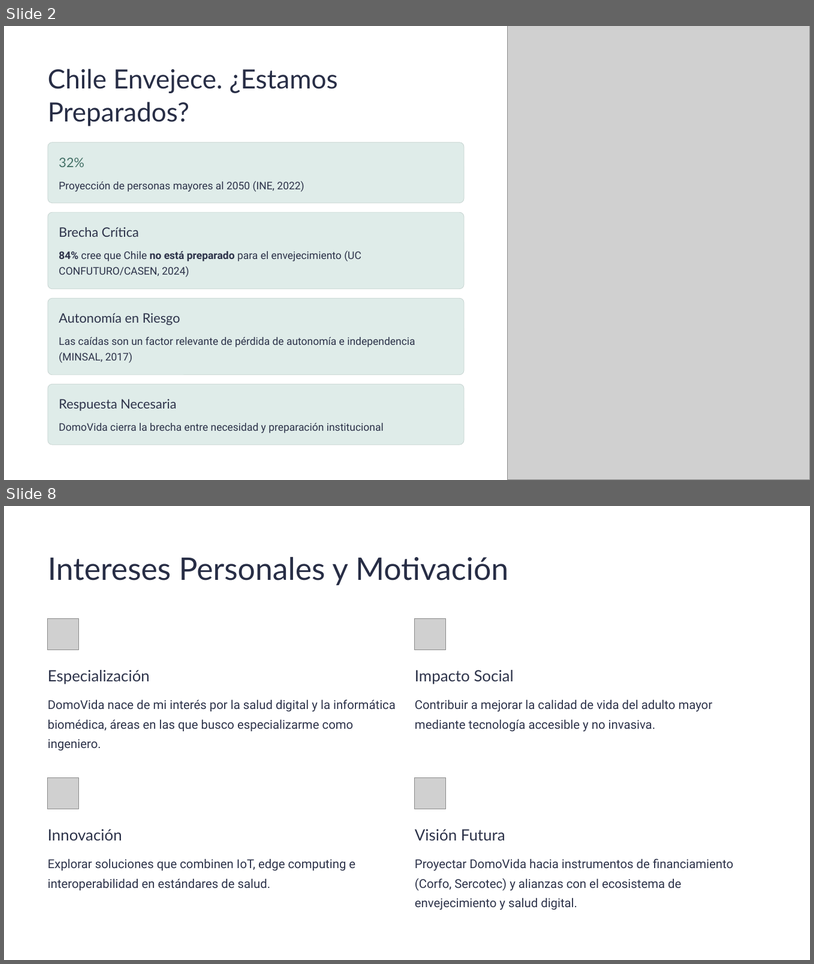
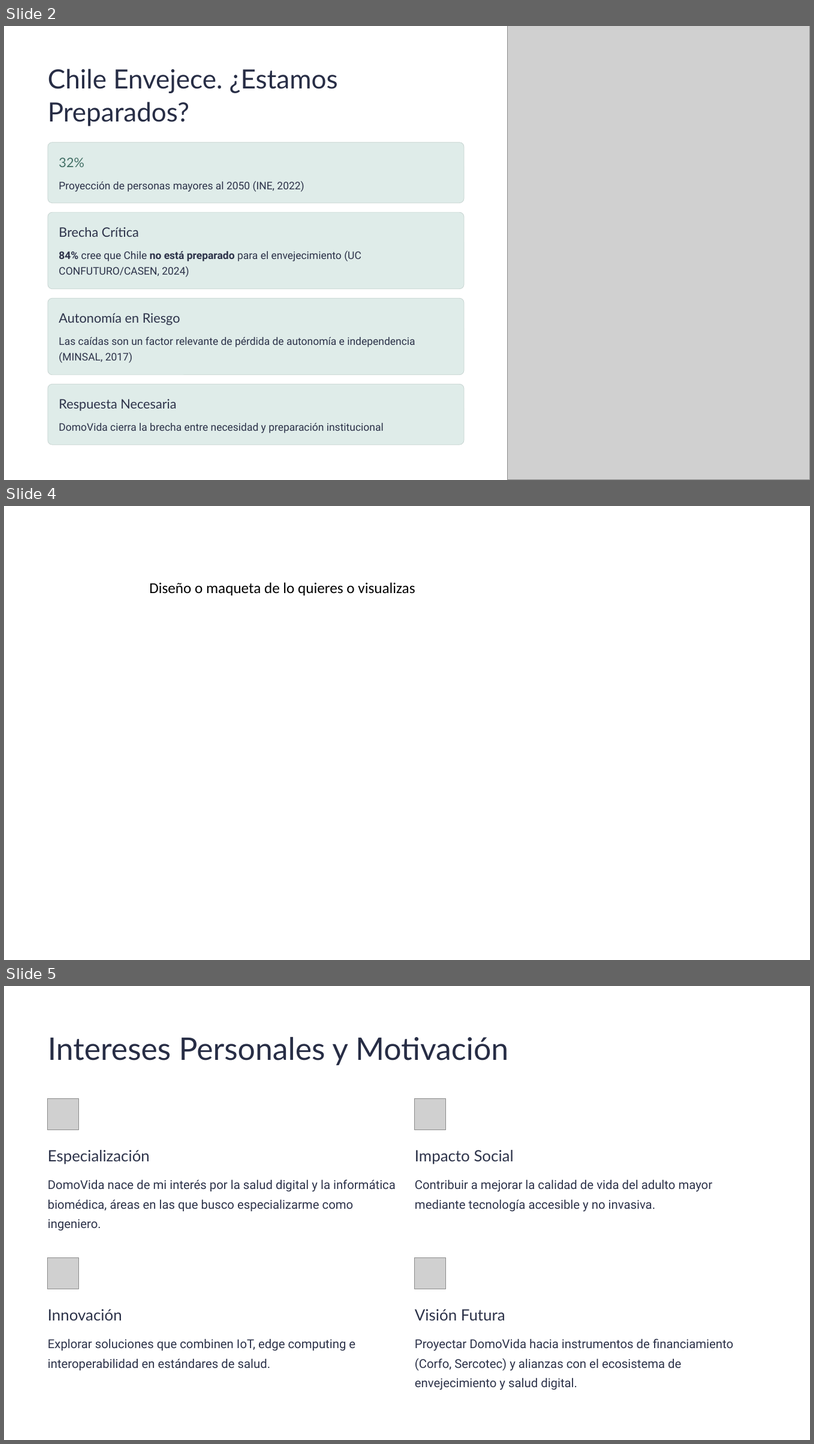
Before and after one commit to AndresVergara74/domovida-backend, a slide deck: docs/evidencias_grupales_fase1/DomoVidaPresentacion.pptx. Shown one above the other, each under a label of ours: slides 2 and 8 before the commit, slides 2, 4 and 5 after it; the slides between them are not shown. The pictures are 814x964 and 814x1444 pixels, drawn with LibreOffice and Linux fonts; fonts in the diff are those of the drawing; grey boxes stand for pictures; background and template pictures are left out. Boxes give left, top, right and bottom in pixels: in the first picture for what was removed or moved away, otherwise in the second. Text is boxed around its words. In the diff, an @@ line names an element or a change of style, - is before the commit and + after.

```diff
--- a/docs/evidencias_grupales_fase1/DomoVidaPresentacion.pptx
+++ b/docs/evidencias_grupales_fase1/DomoVidaPresentacion.pptx
@@ slide 4 added at box(4, 506, 810, 960), background #FFFFFF; not listed: 1 template element that a slide beside it also shows @@
@@ text added at box(149, 582, 415, 595), 18 pt, text #000000 @@
+Diseño o maqueta de lo quieres o visualizas
@@ what was slide 8 is now slide 5 @@
```
Also in this commit, not shown: 1 slide changed, 1 other slide added, 1 other file.
